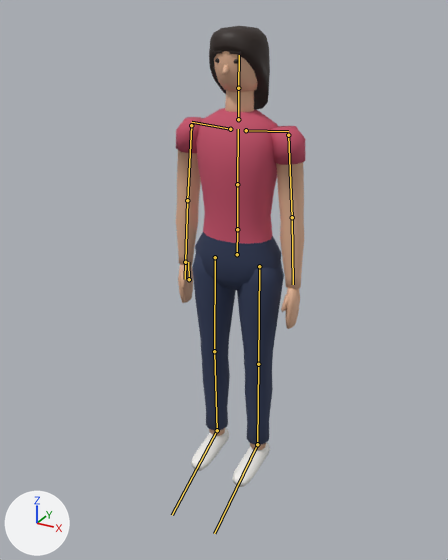
One commit to the glTF model public/models/characters/pedestrian_f.glb: the scene before it, then after it.
Both versions are drawn from a 50 mm camera at (1.012, -1.945, 1.806) aimed at (0.032, -0.162, 0.915). Every picture has the same lights, and +X, +Y and +Z are marked at lower left. The picture after the commit comes second. The bones that change, and the others that lie on the model, are drawn over the model as lines.

Objects in the first picture: 'body', 'hair', 'head'.
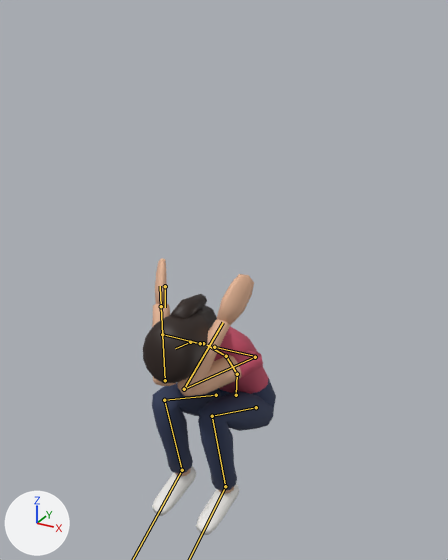
The newer file adds an action. The first version stands in its rest pose; the second is drawn at frame 7 of the action 'cower'.

Boxes (x1, y1, x2, y2) around the edits, measured in the pictures (448 x 560 px):
'body', posed (30% shorter)
    before: (176, 90, 305, 487)
    after: (152, 258, 276, 535)
'hair', posed (21% wider)
    before: (209, 26, 270, 110)
    after: (143, 294, 217, 383)
'head', posed (not visible afterwards)
    before: (212, 50, 258, 92)
bone 'Hips', root to tip
    before: (237, 254) to (237, 229)
    after: (236, 395) to (237, 374)
bone 'LeftUpperLeg', root to tip
    before: (259, 266) to (258, 364)
    after: (256, 407) to (212, 416)
bone 'LeftLowerLeg', root to tip
    before: (258, 364) to (257, 444)
    after: (212, 416) to (225, 486)
bone 'RightUpperLeg', root to tip
    before: (215, 257) to (214, 351)
    after: (216, 395) to (164, 400)
bone 'RightLowerLeg', root to tip
    before: (214, 351) to (217, 430)
    after: (164, 400) to (182, 470)
bone 'Spine', root to tip
    before: (237, 229) to (237, 184)
    after: (237, 374) to (226, 356)
bone 'Chest', root to tip
    before: (237, 184) to (238, 129)
    after: (226, 356) to (207, 345)
bone 'LeftUpperArm', root to tip
    before: (288, 135) to (292, 217)
    after: (255, 357) to (184, 389)
bone 'LeftLowerArm', root to tip
    before: (292, 217) to (293, 284)
    after: (184, 389) to (223, 322)
bone 'Neck', root to tip
    before: (238, 119) to (238, 88)
    after: (203, 343) to (190, 342)
bone 'Head', root to tip
    before: (238, 88) to (239, 55)
    after: (190, 342) to (175, 348)
bone 'RightUpperArm', root to tip
    before: (191, 125) to (187, 200)
    after: (162, 334) to (165, 380)
bone 'RightLowerArm', root to tip
    before: (187, 200) to (185, 262)
    after: (165, 380) to (161, 306)

Edits to the bpy script that builds the scene:
```text
Change bone_hips:
    where bone_hips = bpy.data.objects['pedestrian_f'].pose.bones['Hips']
    bone_hips.location: (0.0, 0.0, 0.0) -> (0.0, -0.631, 0.0)
    bone_hips.rotation_quaternion: (1.0, 0.0, 0.0, 0.0) -> (0.999, -0.035, 0.0, 0.0)  # degrees (0, 0, 0) -> degrees (-4, 0, 0)
Change bone_leftupperleg:
    where bone_leftupperleg = bpy.data.objects['pedestrian_f'].pose.bones['LeftUpperLeg']  # child of 'Hips'
    bone_leftupperleg.rotation_quaternion: (1.0, 0.0, 0.0, 0.0) -> (-0.545, 0.839, 0.01, 0.01)  # degrees (0, 0, 0) -> degrees (-114, -2, 0)
Change bone_leftlowerleg:
    where bone_leftlowerleg = bpy.data.objects['pedestrian_f'].pose.bones['LeftLowerLeg']  # child of 'LeftUpperLeg'
    bone_leftlowerleg.rotation_quaternion: (1.0, 0.0, 0.0, 0.0) -> (0.423, 0.906, 0.0, 0.0)  # degrees (0, 0, 0) -> degrees (130, 0, 0)
Change bone_leftfoot:
    where bone_leftfoot = bpy.data.objects['pedestrian_f'].pose.bones['LeftFoot']  # child of 'LeftLowerLeg'
    bone_leftfoot.rotation_quaternion: (1.0, 0.0, 0.0, 0.0) -> (0.995, -0.105, 0.0, 0.0)  # degrees (0, 0, 0) -> degrees (-12, 0, 0)
Change bone_rightupperleg:
    where bone_rightupperleg = bpy.data.objects['pedestrian_f'].pose.bones['RightUpperLeg']  # child of 'Hips'
    bone_rightupperleg.rotation_quaternion: (1.0, 0.0, 0.0, 0.0) -> (-0.545, 0.839, -0.01, -0.01)  # degrees (0, 0, 0) -> degrees (-114, 2, 0)
Change bone_rightlowerleg:
    where bone_rightlowerleg = bpy.data.objects['pedestrian_f'].pose.bones['RightLowerLeg']  # child of 'RightUpperLeg'
    bone_rightlowerleg.rotation_quaternion: (1.0, 0.0, 0.0, 0.0) -> (0.423, 0.906, 0.0, 0.0)  # degrees (0, 0, 0) -> degrees (130, 0, 0)
Change bone_rightfoot:
    where bone_rightfoot = bpy.data.objects['pedestrian_f'].pose.bones['RightFoot']  # child of 'RightLowerLeg'
    bone_rightfoot.rotation_quaternion: (1.0, 0.0, 0.0, 0.0) -> (0.995, -0.105, 0.0, 0.0)  # degrees (0, 0, 0) -> degrees (-12, 0, 0)
Change bone_spine:
    where bone_spine = bpy.data.objects['pedestrian_f'].pose.bones['Spine']  # child of 'Hips'
    bone_spine.rotation_quaternion: (1.0, 0.0, 0.0, 0.0) -> (0.94, 0.34, 0.011, -0.004)  # degrees (0, 0, 0) -> degrees (40, 1, 0)
Change bone_chest:
    where bone_chest = bpy.data.objects['pedestrian_f'].pose.bones['Chest']  # child of 'Spine'
    bone_chest.rotation_quaternion: (1.0, 0.0, 0.0, 0.0) -> (0.992, 0.129, 0.011, -0.002)  # degrees (0, 0, 0) -> degrees (15, 1, 0)
Change bone_leftupperarm:
    where bone_leftupperarm = bpy.data.objects['pedestrian_f'].pose.bones['LeftUpperArm']  # child of 'LeftShoulder'
    bone_leftupperarm.rotation_quaternion: (1.0, 0.0, 0.0, 0.0) -> (-0.347, 0.898, -0.259, 0.076)  # degrees (0, 0, 0) -> degrees (-138, 2, -31)
Change bone_leftlowerarm:
    where bone_leftlowerarm = bpy.data.objects['pedestrian_f'].pose.bones['LeftLowerArm']  # child of 'LeftUpperArm'
    bone_leftlowerarm.rotation_quaternion: (1.0, 0.0, 0.0, 0.0) -> (0.383, -0.92, -0.061, -0.061)  # degrees (0, 0, 0) -> degrees (-135, -9, 4)
Change bone_neck:
    where bone_neck = bpy.data.objects['pedestrian_f'].pose.bones['Neck']  # child of 'Chest'
    bone_neck.rotation_quaternion: (1.0, 0.0, 0.0, 0.0) -> (0.996, 0.087, 0.0, 0.0)  # degrees (0, 0, 0) -> degrees (10, 0, 0)
Change bone_head:
    where bone_head = bpy.data.objects['pedestrian_f'].pose.bones['Head']  # child of 'Neck'
    bone_head.rotation_quaternion: (1.0, 0.0, 0.0, 0.0) -> (0.991, 0.129, 0.015, -0.002)  # degrees (0, 0, 0) -> degrees (15, 2, 0)
Change bone_rightupperarm:
    where bone_rightupperarm = bpy.data.objects['pedestrian_f'].pose.bones['RightUpperArm']  # child of 'RightShoulder'
    bone_rightupperarm.rotation_quaternion: (1.0, 0.0, 0.0, 0.0) -> (-0.329, 0.905, 0.264, -0.058)  # degrees (0, 0, 0) -> degrees (-141, -4, 31)
Change bone_rightlowerarm:
    where bone_rightlowerarm = bpy.data.objects['pedestrian_f'].pose.bones['RightLowerArm']  # child of 'RightUpperArm'
    bone_rightlowerarm.rotation_quaternion: (1.0, 0.0, 0.0, 0.0) -> (0.383, -0.92, 0.061, 0.061)  # degrees (0, 0, 0) -> degrees (-135, 9, -4)
```
